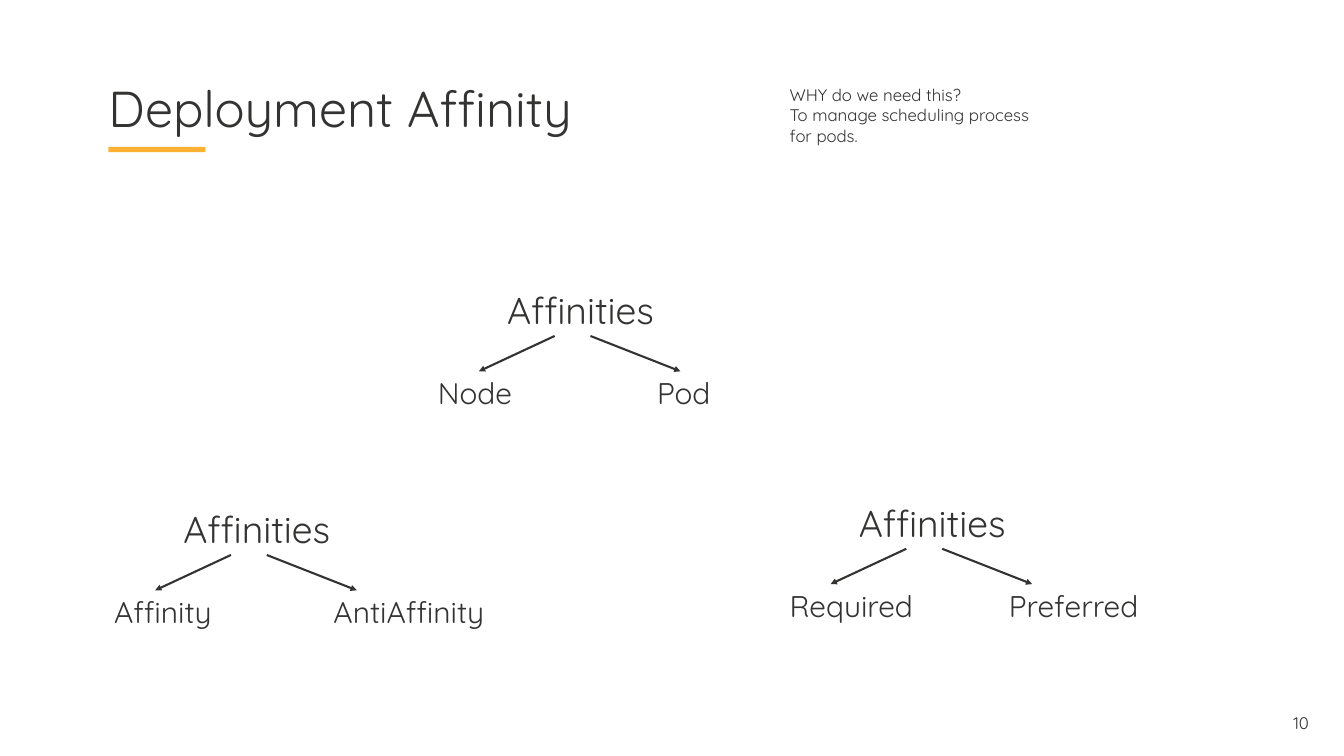
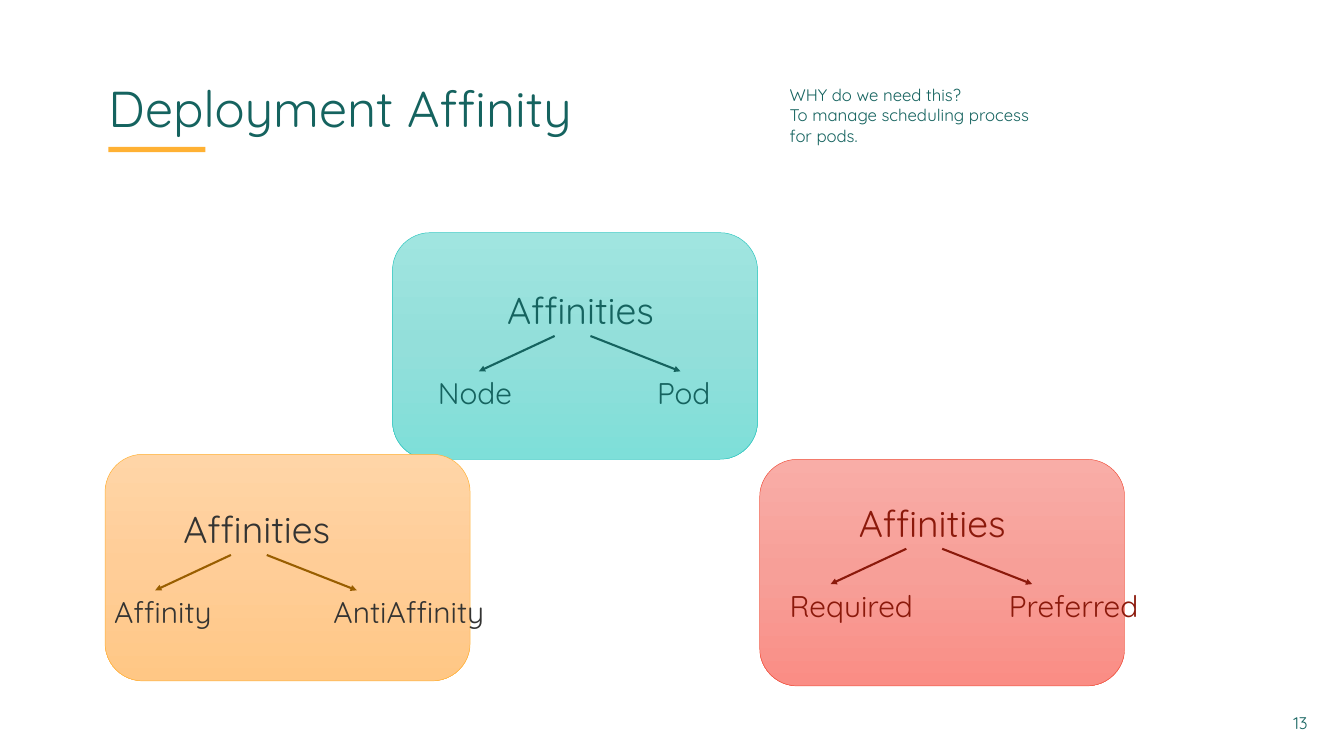
Before and after one commit to skabrits/Kubernetes-workshop, a slide deck: slide 13 of documentation/Part I/Workshop-I.pptx (slide 10 before the commit). Drawn at 1344x756 pixels with LibreOffice and Linux fonts; fonts in the diff are those of the drawing; background and template pictures are left out. Boxes give left, top, right and bottom in pixels: in the first picture for what was removed or moved away, otherwise in the second. Text is boxed around its words. In the diff, an @@ line names an element or a change of style, - is before the commit and + after.

```diff
--- a/documentation/Part I/Workshop-I.pptx
+++ b/documentation/Part I/Workshop-I.pptx
@@ rounded rectangle added at bbox=[392, 233, 757, 459], fill gradient #A1E5E1 to #93E0DA to #7FDFD9, outline #2BC6BF 0.5 pt @@
@@ arrow (554, 336) - (479, 372): stroke #333332 2.25 pt to #16635F 2.25 pt @@
@@ arrow (591, 336) - (681, 372): stroke #333332 2.25 pt to #16635F 2.25 pt @@
@@ text colour #333332 to #16635F in 5 elements at bbox=[108, 89, 572, 137], bbox=[790, 88, 1029, 146], bbox=[507, 296, 654, 325], bbox=[438, 382, 512, 404], bbox=[657, 382, 710, 404] @@
@@ rounded rectangle added at bbox=[105, 454, 470, 681], fill gradient #FFD6A7 to #FFCE98 to #FFC786, outline #FFB133 0.5 pt @@
@@ rounded rectangle added at bbox=[759, 460, 1124, 686], fill gradient #F9ADA8 to #F79F99 to #FA8D86, outline #F0503C 0.5 pt @@
@@ arrow (231, 555) - (155, 591): stroke #333332 2.25 pt to #995E00 2.25 pt @@
@@ arrow (267, 555) - (357, 591): stroke #333332 2.25 pt to #995E00 2.25 pt @@
@@ arrow (907, 549) - (831, 584): stroke #333332 2.25 pt to #8B190B 2.25 pt @@
@@ arrow (942, 549) - (1032, 584): stroke #333332 2.25 pt to #8B190B 2.25 pt @@
@@ letter outline none to #995E00 0.75 pt in 3 elements at bbox=[183, 515, 330, 544], bbox=[114, 601, 212, 629], bbox=[333, 592, 484, 631] @@
@@ text colour #333332 to #8B190B in 3 elements at bbox=[859, 509, 1006, 538], bbox=[790, 595, 913, 623], bbox=[1009, 586, 1138, 625] @@
@@ text at bbox=[1293, 717, 1307, 729]: text changed; text colour #333332 to #16635F @@
-10
+13
```
Also in this commit, not shown: 16 other slides changed, 7 slides added, 2 other files.
